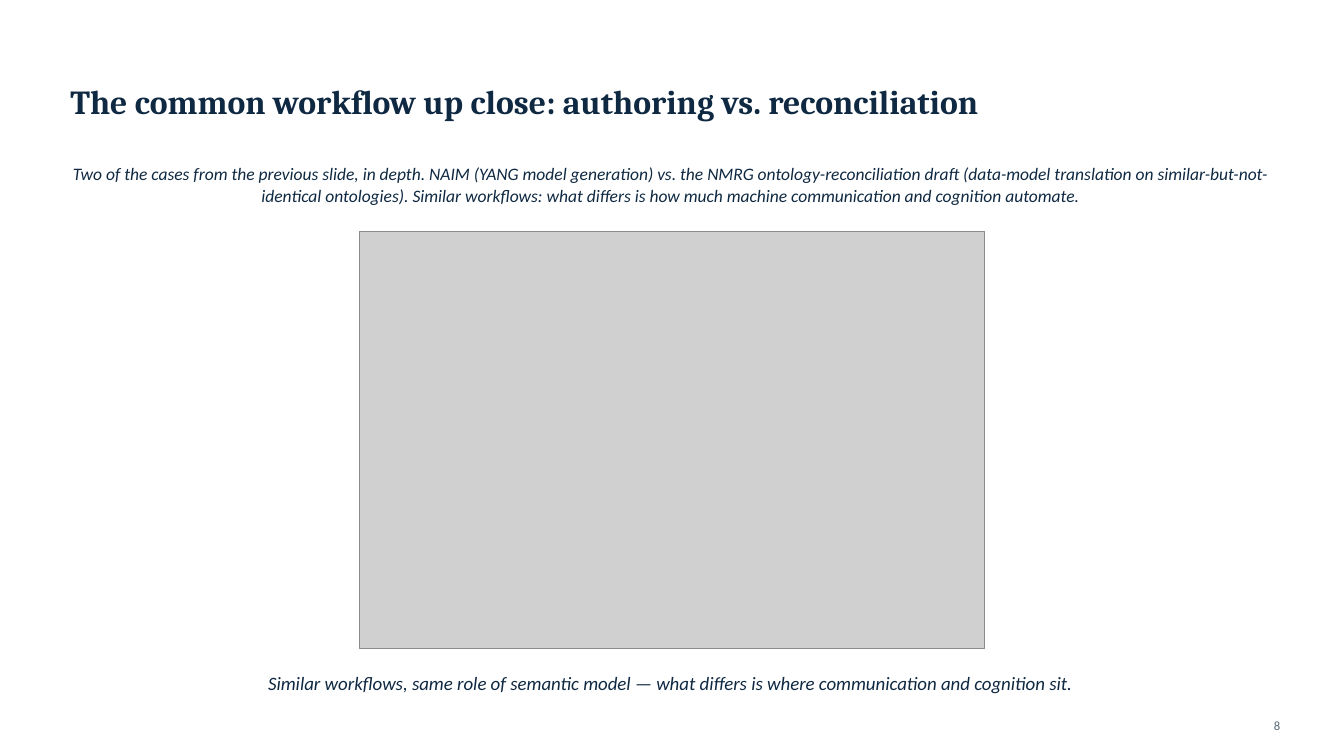
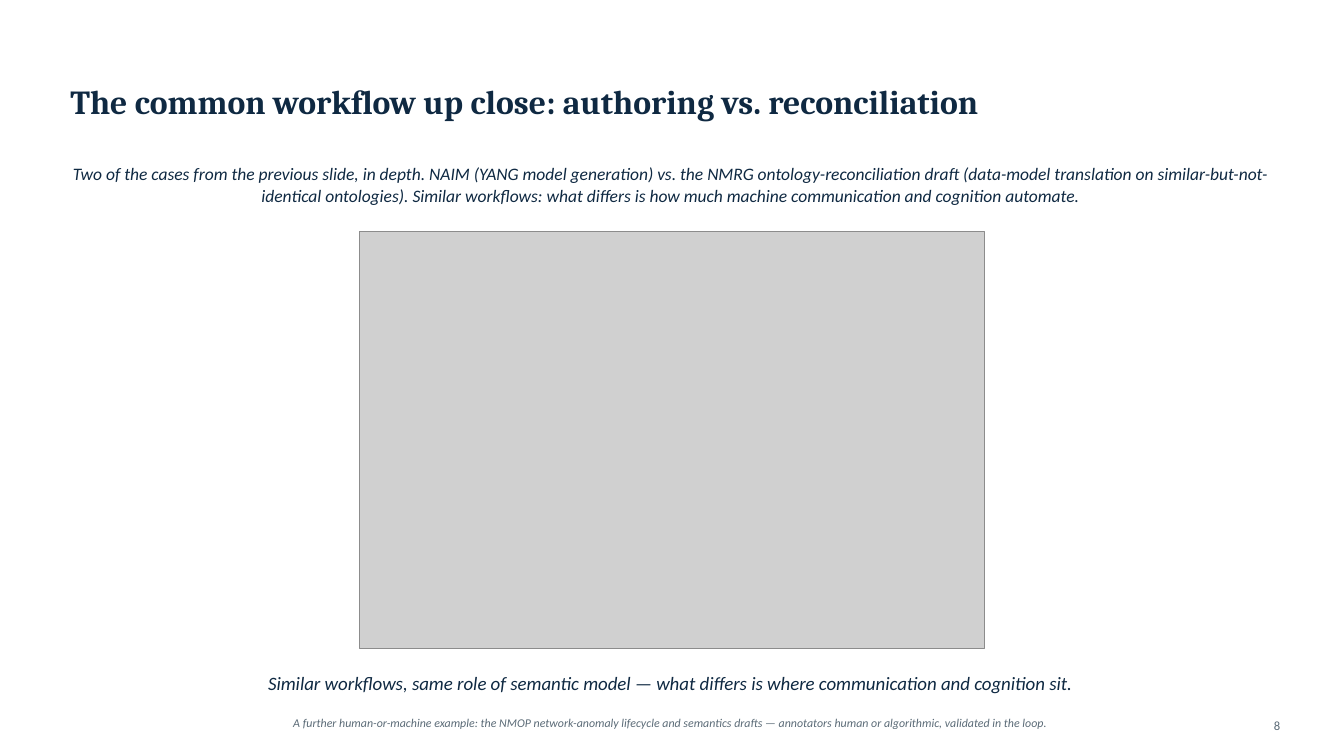
Before and after one commit to ChrisFJanz/meaning-across-representations, a slide deck: slide 8 of semantic_model_deck.pptx. Drawn at 1344x756 pixels with LibreOffice and Linux fonts; fonts in the diff are those of the drawing; grey boxes stand for pictures. Boxes give left, top, right and bottom in pixels: in the first picture for what was removed or moved away, otherwise in the second. Text is boxed around its words. In the diff, an @@ line names an element or a change of style, - is before the commit and + after.

```diff
--- a/semantic_model_deck.pptx
+++ b/semantic_model_deck.pptx
@@ text added at bbox=[293, 718, 1046, 729], 8.5 pt, text #5B6B77, italic @@
+A further human-or-machine example: the NMOP network-anomaly lifecycle and semantics drafts — annotators human or algorithmic, validated in the loop.
```
Also in this commit, not shown: 1 other slide changed, 1 other file.
